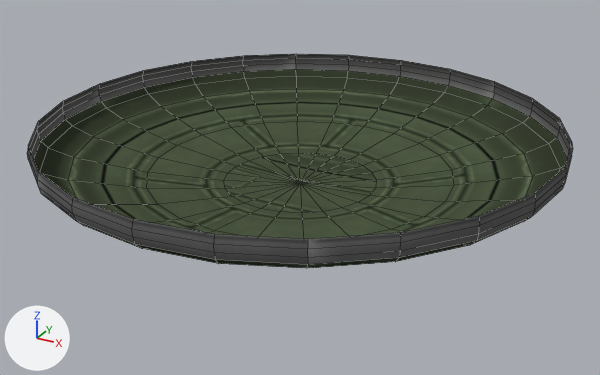
One commit to the Blender file va_v2/heatshield.blend: the scene before it, then after it.
Camera for both pictures: a 50 mm lens placed at (1.37, -2.492, 1.105), pointed at (0.025, -0.046, -0.119). Every picture has the same lights, and +X, +Y and +Z are marked at lower left. Mesh edges are drawn as thin lines.
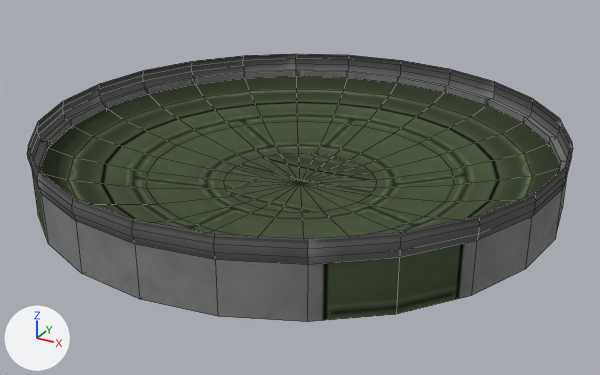
Where the newer file only moved an object's origin or applied its transform, the numbers keep the older frame.

Location of each change, (x1, y1, x2, y2) in pixels of the pictures (600 x 375 px):
'fairing', added: after (32, 69, 567, 322)

What the commit changed:
Mesh me_mesh1_001 is new.
It has 96 vertices, 96 faces and spans x -0.94..0.94, y -0.94..0.94, z -0.13..0.05.
It uses material mat_albedo (picture img_texture_alnair_general_1_png).
Object 'fairing' (ob_fairing) is new; it shows me_mesh1_001.
Its location is (0.0, 0.0, 0.0).
